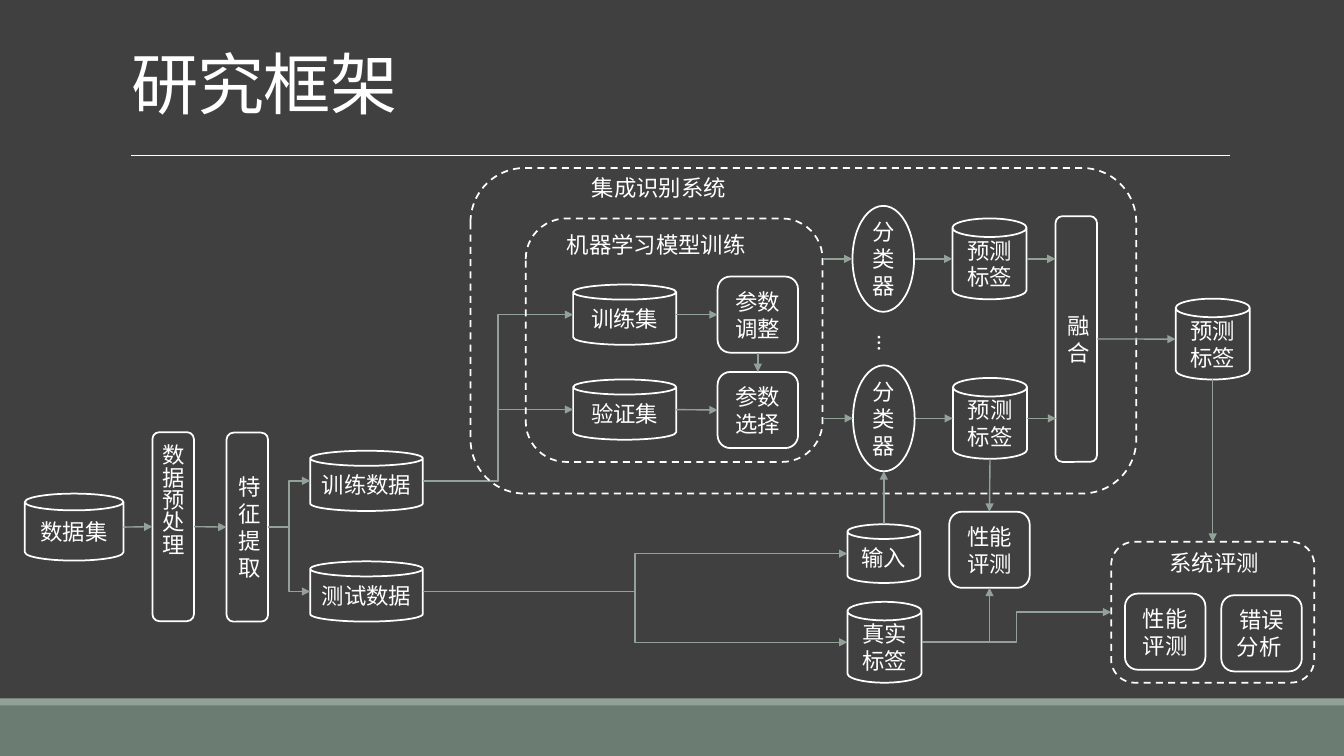
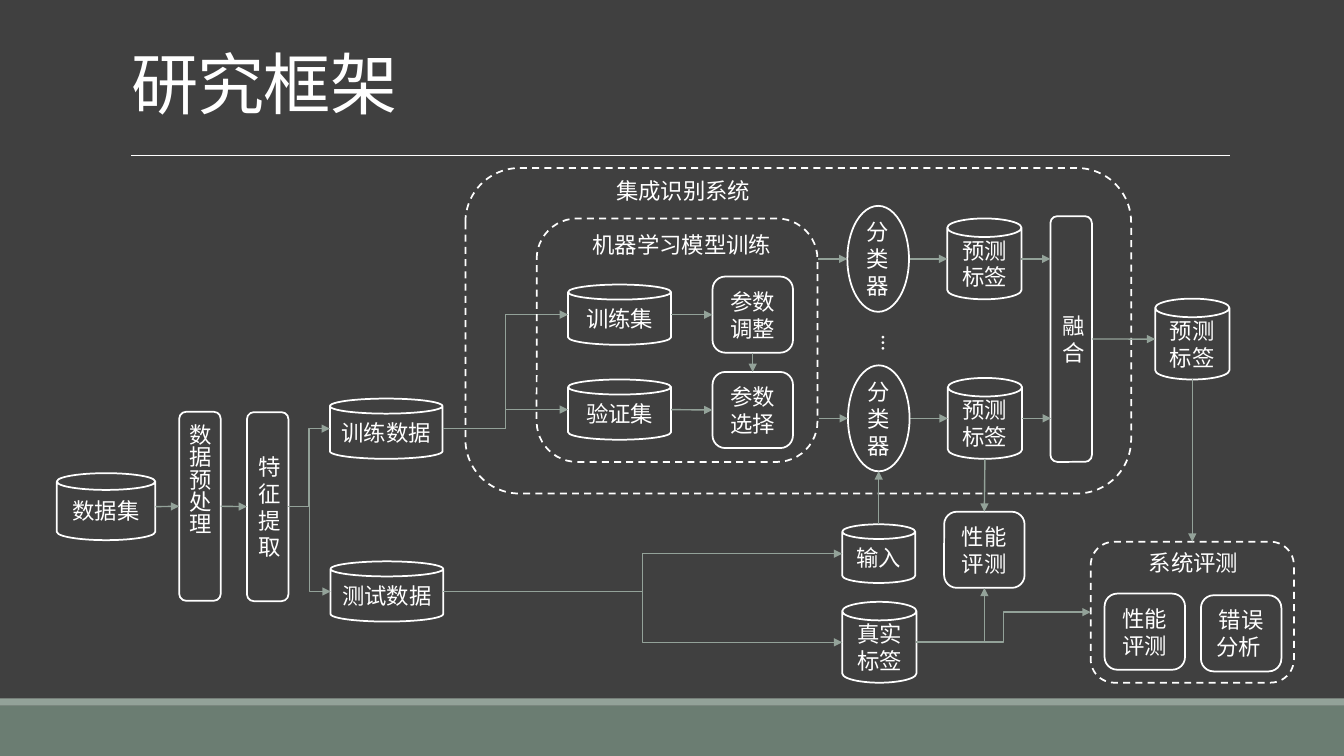
Before and after one commit to liangxh/grad2019, a slide deck: slide 14 of 计研163_梁锡豪_2016211014.pptx (slide 16 before the commit). Drawn at 1344x756 pixels with LibreOffice and Linux fonts; fonts in the diff are those of the drawing. Boxes give left, top, right and bottom in pixels: in the first picture for what was removed or moved away, otherwise in the second. Text is boxed around its words. In the diff, an @@ line names an element or a change of style, - is before the commit and + after.

```diff
--- a/计研163_梁锡豪_2016211014.pptx
+++ b/计研163_梁锡豪_2016211014.pptx
@@ text "集成识别系统": place and size @@
-text "集成识别系统" at (592, 177, 726, 198)
+text "集成识别系统" at (616, 180, 750, 201)
@@ rounded rectangle: place and size @@
-rounded rectangle at (526, 219, 823, 463)
+rounded rectangle at (536, 219, 818, 463)
@@ text "机器学习模型训练": place and size @@
-text "机器学习模型训练" at (567, 234, 746, 255)
+text "机器学习模型训练" at (592, 234, 771, 255)
@@ elbow arrow moved from (422, 481) - (574, 315) to (443, 429) - (569, 315) @@
@@ text "…": place and size @@
-text "…" at (858, 326, 905, 352)
+text "…" at (862, 326, 909, 352)
@@ arrow moved from (1097, 339) - (1176, 339) to (1092, 339) - (1155, 339) @@
@@ 3 rounded rectangles, 1 cylinder, 1 text, 1 arrow: place and size @@
-3 rounded rectangles, 1 cylinder, 1 text, 1 arrow at (1111, 298, 1315, 683)
+3 rounded rectangles, 1 cylinder, 1 text, 1 arrow at (1091, 298, 1295, 683)
@@ rounded rectangle "数据预处理": place and size @@
-rounded rectangle "数据预处理" at (152, 433, 194, 622)
+rounded rectangle "数据预处理" at (179, 412, 221, 602)
@@ rounded rectangle "特征提取": place and size @@
-rounded rectangle "特征提取" at (227, 433, 268, 622)
+rounded rectangle "特征提取" at (247, 412, 288, 602)
@@ cylinder "训练数据": place and size @@
-cylinder "训练数据" at (311, 451, 423, 511)
+cylinder "训练数据" at (330, 398, 443, 459)
@@ elbow arrow moved from (422, 481) - (574, 409) to (443, 429) - (569, 409) @@
@@ 11 arrows, 6 cylinders, 5 rounded rectangles, 2 ellipses, 1 elbow arrow: place and size @@
-11 arrows, 6 cylinders, 5 rounded rectangles, 2 ellipses, 1 elbow arrow at (471, 168, 1136, 683)
+11 arrows, 6 cylinders, 5 rounded rectangles, 2 ellipses, 1 elbow arrow at (466, 168, 1131, 683)
@@ elbow arrow moved from (268, 527) - (311, 481) to (288, 507) - (330, 429) @@
@@ cylinder "数据集": place and size @@
-cylinder "数据集" at (25, 494, 124, 561)
+cylinder "数据集" at (56, 473, 155, 539)
@@ arrow moved from (123, 527) - (152, 527) to (155, 507) - (179, 506) @@
@@ arrow moved from (194, 527) - (227, 527) to (221, 506) - (247, 507) @@
@@ elbow arrow moved from (268, 527) - (311, 592) to (288, 507) - (331, 592) @@
@@ cylinder "测试数据": place and size @@
-cylinder "测试数据" at (311, 562, 423, 622)
+cylinder "测试数据" at (331, 562, 444, 622)
@@ elbow arrow moved from (422, 592) - (848, 554) to (444, 592) - (843, 554) @@
@@ elbow arrow moved from (422, 592) - (848, 642) to (444, 592) - (843, 642) @@
@@ elbow arrow moved from (922, 642) - (1111, 612) to (917, 642) - (1091, 612) @@
```
Also in this commit, not shown: 15 other slides changed, 3 slides added, 3 slides removed, 7 other files.
